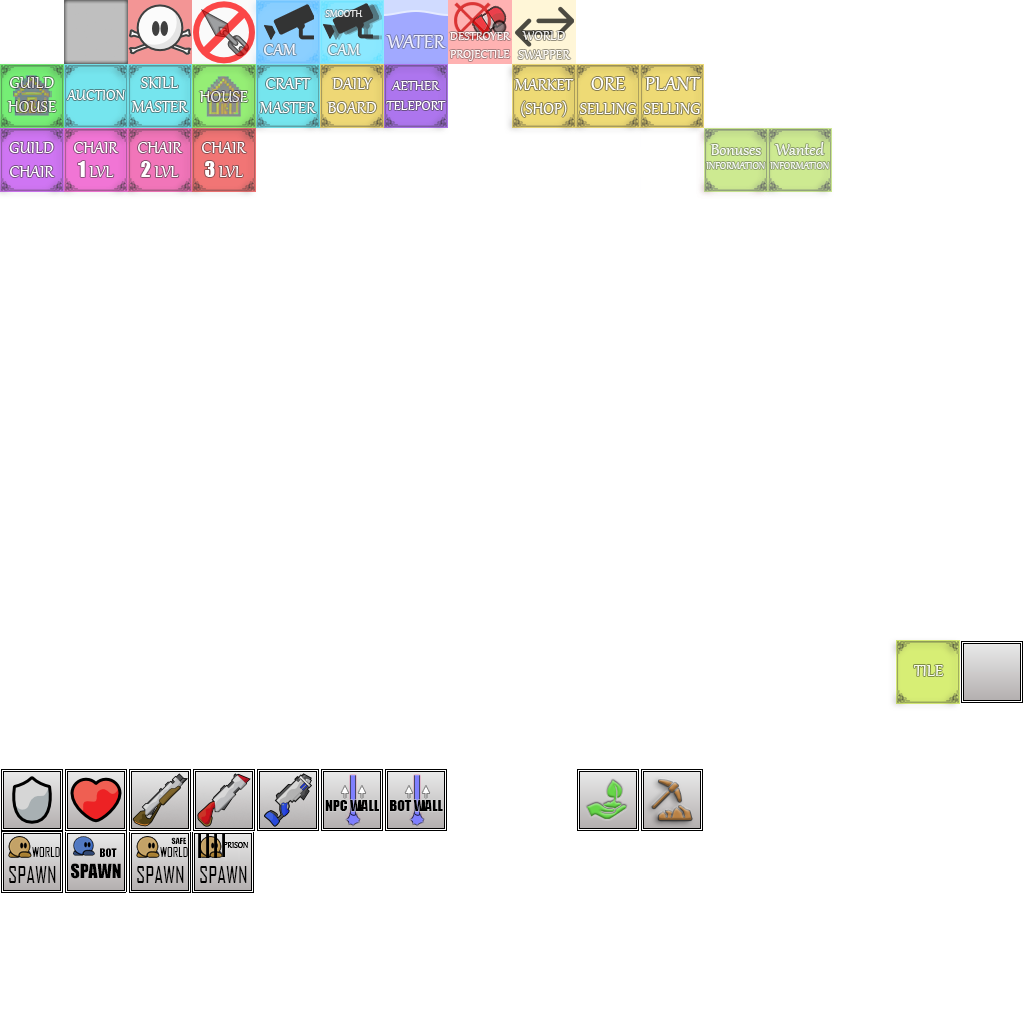
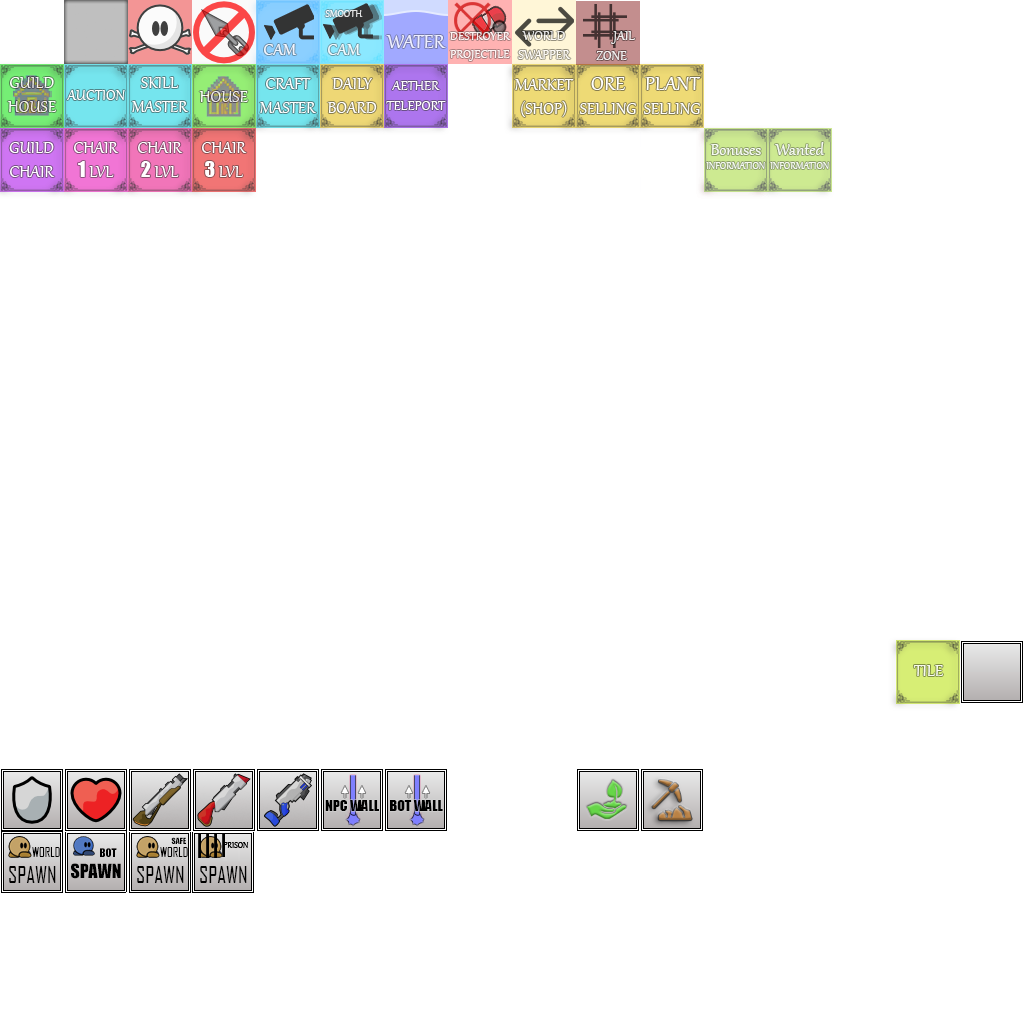
Layer changes from the first 1024x1024 image to the second:
added group "Jail prison" with 3 layers above "World swapper" over [576, 1, 640, 65]
added layer "JAIL ZONE" (80%) in group "Jail prison" over [596, 31, 635, 60]
added layer "jail" (65%) in group "Jail prison" over [583, 4, 627, 48]
added layer "tile" (1st of 4, in "Jail prison") (45%) in group "Jail prison" over [576, 1, 640, 65]
